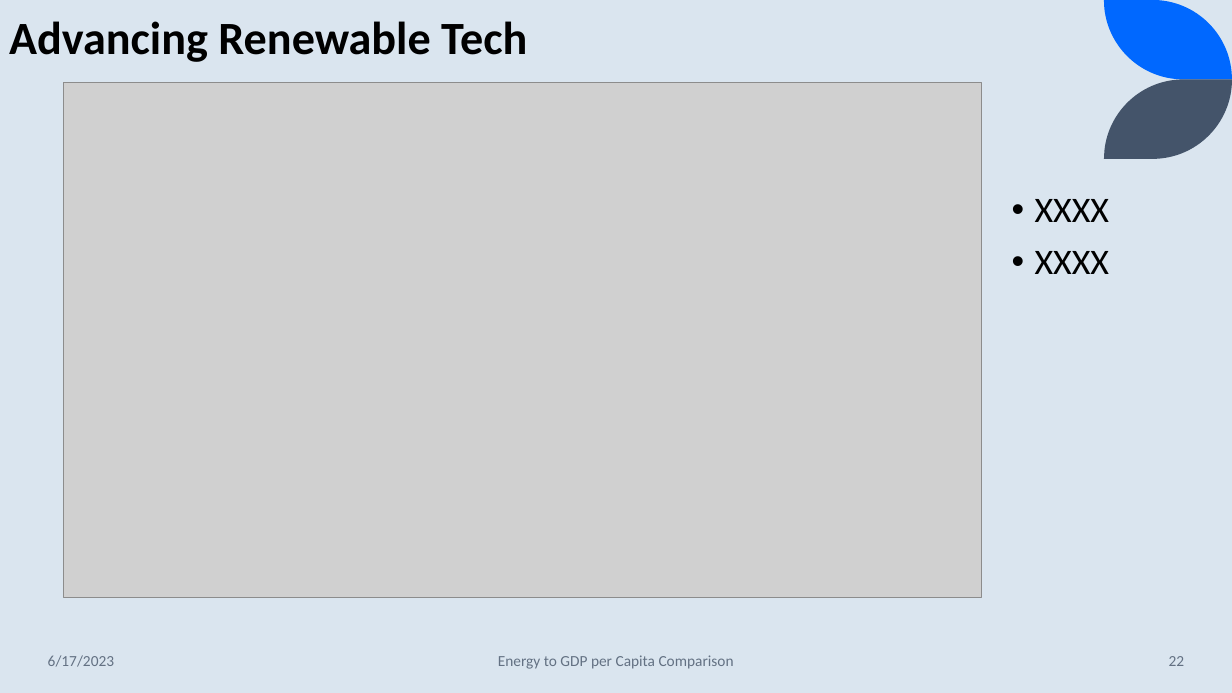
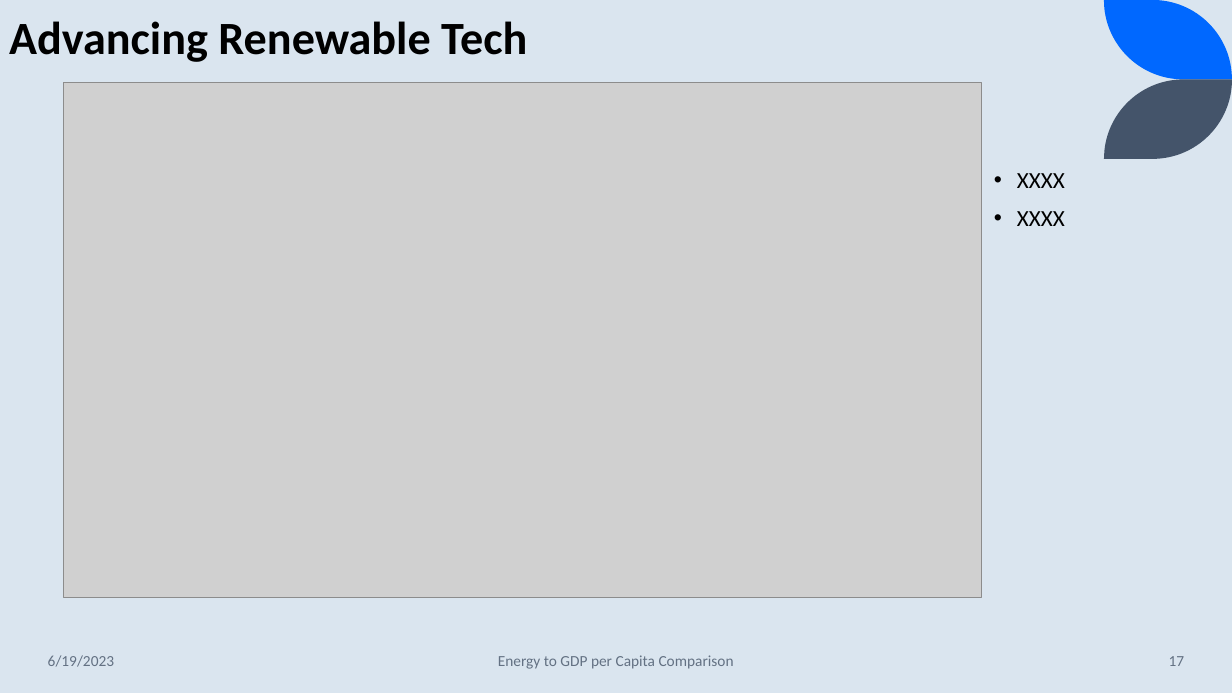
Before and after one commit to lawrence-haggerty/haggerty_energy_gdp_capstone, a slide deck: slide 17 of presentation/haggerty_energy_gdp_1.pptx (slide 22 before the commit). Drawn at 1232x693 pixels with LibreOffice and Linux fonts; fonts in the diff are those of the drawing; grey boxes stand for pictures. Boxes give left, top, right and bottom in pixels: in the first picture for what was removed or moved away, otherwise in the second. Text is boxed around its words. In the diff, an @@ line names an element or a change of style, - is before the commit and + after.

```diff
--- a/presentation/haggerty_energy_gdp_1.pptx
+++ b/presentation/haggerty_energy_gdp_1.pptx
@@ text "XXXX": place and size @@
-text "XXXX" at [1035, 199, 1109, 274]
+text "XXXX" at [1017, 173, 1065, 226]
@@ text "XXXX" at [1017, 173, 1065, 226]: size 28 to 18 pt @@
@@ text at [48, 655, 114, 667]: text changed @@
-6/17/2023
+6/19/2023
@@ page number at [1169, 656, 1185, 666]: text changed @@
-22
+17
```
Also in this commit, not shown: 37 other slides changed, 17 slides added.
